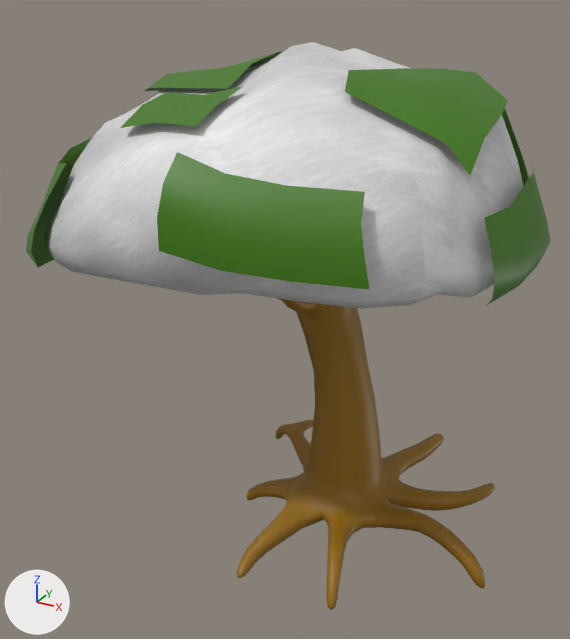
The FBX model _3DObjects/Foliage/Trees/TreeNormal01.fbx: old version first, new version second.
Before and after are seen from a 50 mm lens placed at (3.95, -9.0, 7.14), pointed at (-0.91, -0.15, 2.72). Lighting does not change. The marker at lower left points along +X, +Y and +Z. Where no turn or scale is listed for an object, it has been applied to the vertices.

In view in the first picture: 'Würfel_1'.
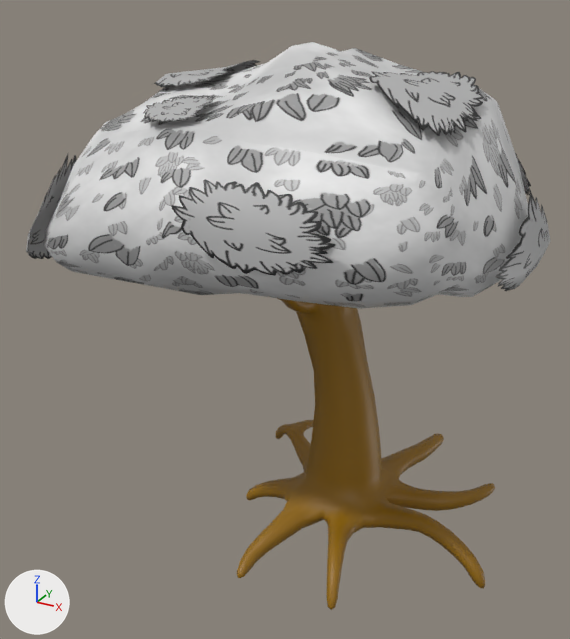
What differs and where, as boxes [x1, y1, x2, y2] in the pictures (570 x 639 px):
'Würfel_1', surface changed, recoloured: [26, 42, 550, 497] in both
part 1 of me_mesh, recoloured (green to grey): [26, 61, 550, 291] in both
part 2 of me_mesh, recoloured: [412, 115, 524, 305] in both
part 3 of me_mesh, recoloured: [95, 42, 437, 175] in both
part 4 of me_mesh, surface changed (white to grey): [44, 126, 525, 309] in both

The change, as a list of edits to the scene's bpy script:
```text
Add img_t_treenormal01_side_d01_jpg:
    img_t_treenormal01_side_d01_jpg = load_image('T_TreeNormal01_Side_D01.jpg', '_unpacked/T_TreeNormal01_Side_D01.jpg', 512, 512, 'sRGB')
Add img_t_treenormal01_bottom_d01_jpg:
    img_t_treenormal01_bottom_d01_jpg = load_image('T_TreeNormal01_Bottom_D01.jpg', '_unpacked/T_TreeNormal01_Bottom_D01.jpg', 512, 512, 'sRGB')
Add img_t_treenormal01_top_d01_jpg:
    img_t_treenormal01_top_d01_jpg = load_image('T_TreeNormal01_Top_D01.jpg', '_unpacked/T_TreeNormal01_Top_D01.jpg', 512, 512, 'sRGB')
Add img_t_treenormal01_details_d01_jpg:
    img_t_treenormal01_details_d01_jpg = load_image('T_TreeNormal01_Details_D01.jpg', '_unpacked/T_TreeNormal01_Details_D01.jpg', 512, 512, 'sRGB')
Add img_t_treenormal01_details_a01_jpg:
    img_t_treenormal01_details_a01_jpg = load_image('T_TreeNormal01_Details_A01.jpg', '_unpacked/T_TreeNormal01_Details_A01.jpg', 512, 512, 'Non-Color')
Change mat_mat:
    where n2 = _N.new('ShaderNodeTexImage'); n2.name = 'Image Texture'
    n2.image: img_t_metal01_d_jpg -> img_t_treenormal01_details_d01_jpg
    add n5 = _N.new('ShaderNodeTexImage'); n5.name = 'Image Texture.001'
    add n5.image = img_t_treenormal01_details_a01_jpg
    add n6 = _N.new('ShaderNodeUVMap'); n6.name = 'UV Map.001'
    add n7 = _N.new('ShaderNodeMapping'); n7.name = 'Mapping.001'
    add n7.vector_type = 'TEXTURE'
    add n7.inputs[1].default_value = (0.0, -1.0, 0.0)  # 'Location'
    where n0 = _N.new('ShaderNodeBsdfPrincipled'); n0.name = 'Principled BSDF'
    add _L.new(n6.outputs[0], n7.inputs[0])  # 'UV' to 'Vector'
    add _L.new(n7.outputs[0], n5.inputs[0])  # 'Vector' to 'Vector'
    add _L.new(n5.outputs[0], n0.inputs[4])  # 'Color' to 'Alpha'
Add mat_sides:
    mat_sides = bpy.data.materials.new('Sides')
    # uses the picture img_t_treenormal01_side_d01_jpg
Add mat_bottom:
    mat_bottom = bpy.data.materials.new('Bottom')
    # uses the picture img_t_treenormal01_bottom_d01_jpg
Add mat_top:
    mat_top = bpy.data.materials.new('Top')
    # uses the picture img_t_treenormal01_top_d01_jpg
Change me_mesh:
    where me_mesh.from_pydata(...)  # 2594 vertices, 2288 faces; spans x -3.73..2.62, y -4.46..1.84, z -4.13..2.8
    used by ob_würfel_1; location = (-0.21, 1.39, 3.68)
    me_mesh part 1: all 88 faces that had it switch from mat_mat_2 (dark green #407900) to mat_mat
    me_mesh part 2: 768 of the faces centred in x -3.38..2.39, y -4.2..1.51, z -0.56..2.1 switch from mat_mat to mat_sides
    me_mesh part 3: 64 of the faces centred in x -2.63..1.47, y -3.28..0.78, z 1.63..2.58 switch from mat_mat to mat_top
    me_mesh part 4: texture (UV) coordinates of 580 of 2288 faces, centred in x -3.38..2.45, y -4.2..1.51, z -0.56..1.87, changed; they spanned u -1.0..2.0, v -0.5..2.0 and now span u -1.0..2.0, v -0.5..2.0
    add me_mesh.materials.append(mat_bottom)
```
